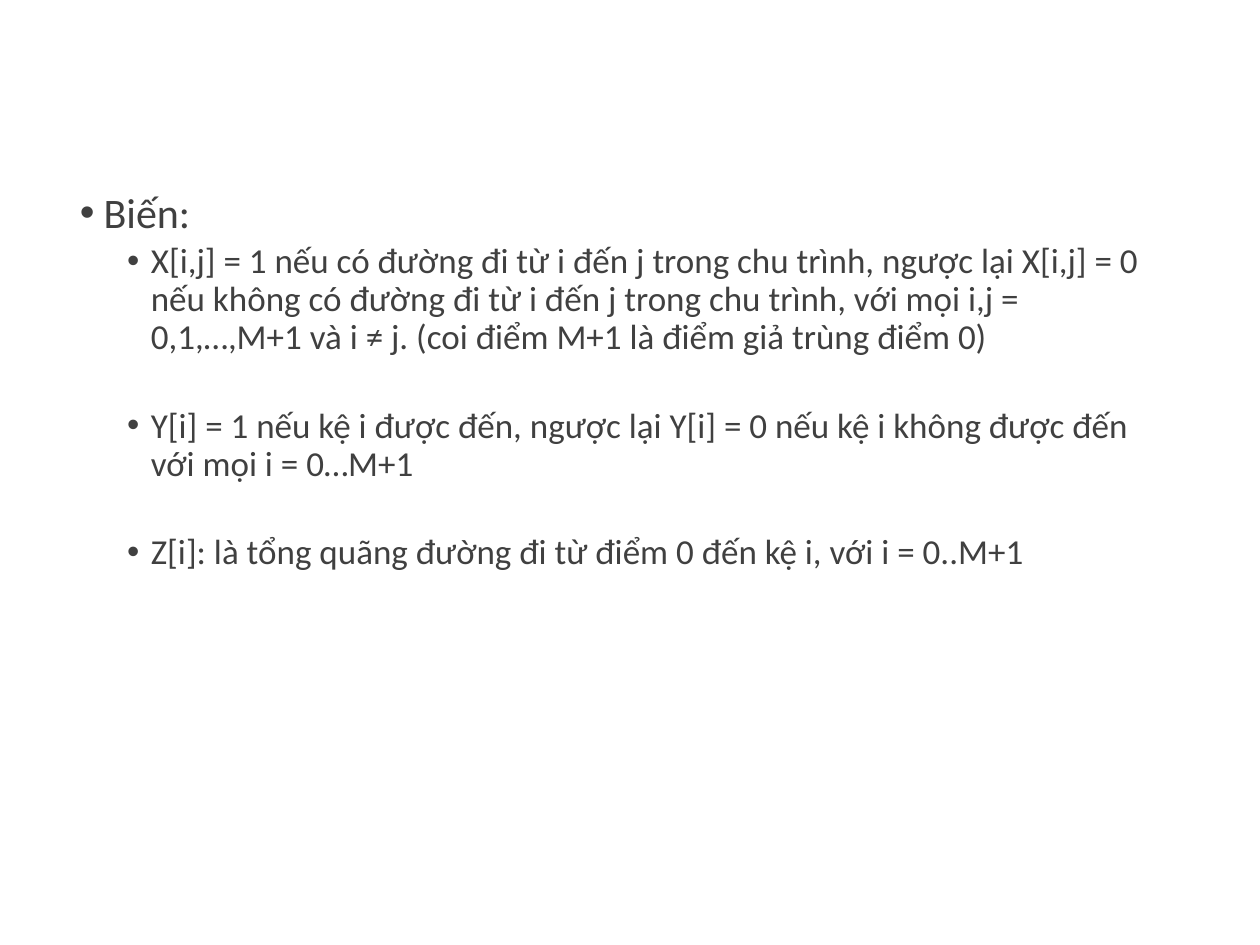
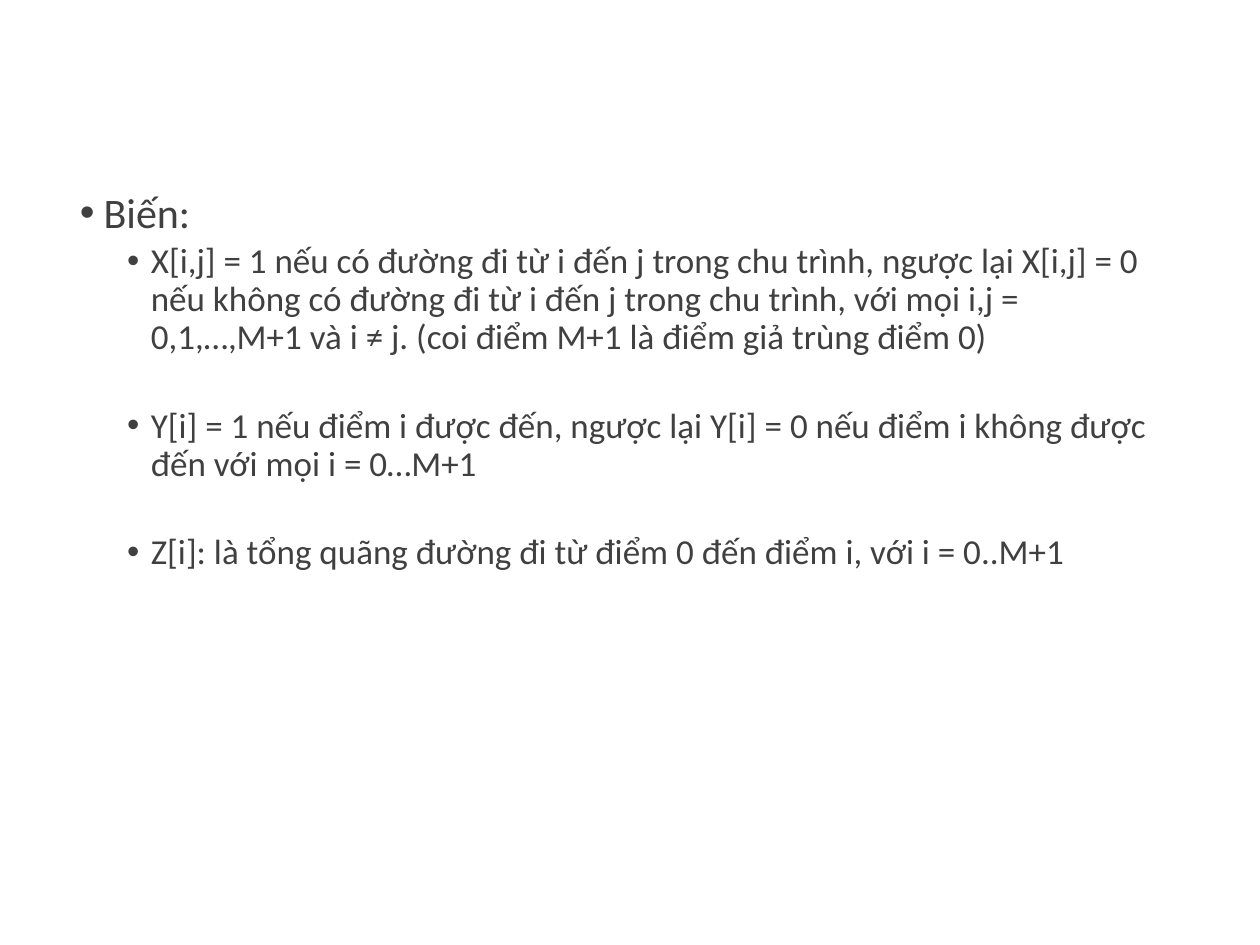
Before and after one commit to doflamingo0/Planning_Optimization, a slide deck: slide 9 of ttlkh.pptx. Drawn at 1260x945 pixels with LibreOffice and Linux fonts; fonts in the diff are those of the drawing; background and template pictures are left out. Boxes give left, top, right and bottom in pixels: in the first picture for what was removed or moved away, otherwise in the second. Text is boxed around its words. In the diff, an @@ line names an element or a change of style, - is before the commit and + after.

Commit message:
fix slide

```diff
--- a/ttlkh.pptx
+++ b/ttlkh.pptx
@@ text at <box>151,411,1145,570</box>: text changed @@
-  • Y[i] = 1 nếu kệ i được đến, ngược lại Y[i] = 0 nếu kệ i không được đến với mọi i = 0…M+1
-  • Z[i]: là tổng quãng đường đi từ điểm 0 đến kệ i, với i = 0..M+1
+  • Y[i] = 1 nếu điểm i được đến, ngược lại Y[i] = 0 nếu điểm i không được đến với mọi i = 0…M+1
+  • Z[i]: là tổng quãng đường đi từ điểm 0 đến điểm i, với i = 0..M+1
```
Also in this commit, not shown: 3 other slides changed.
